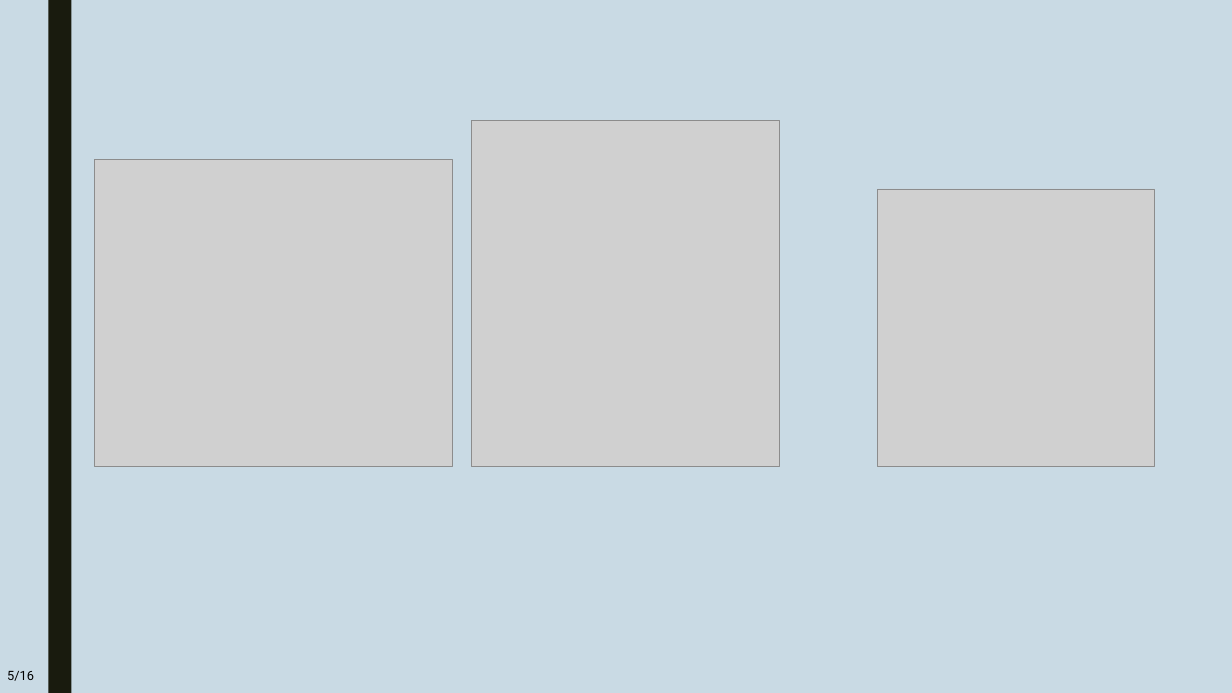
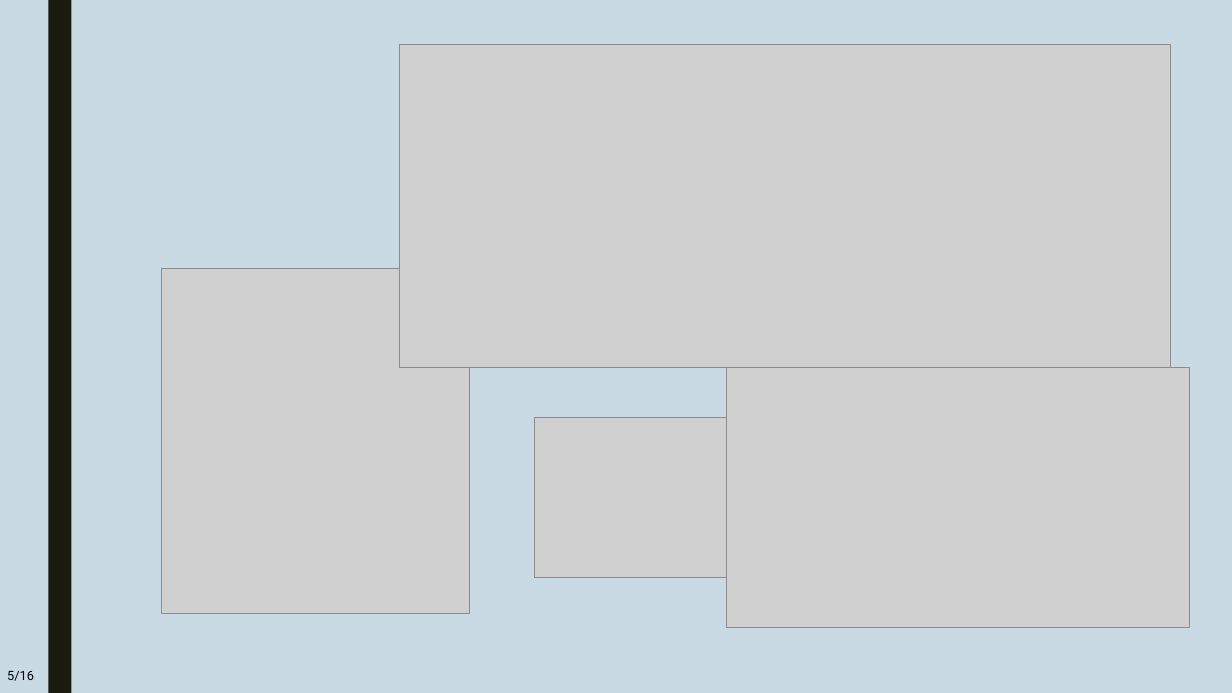
Before and after one commit to TristanGerber/trigerber-TPI, a slide deck: slide 5 of 3-Presentation/x-trg-powerpoint.pptx. Drawn at 1232x693 pixels with LibreOffice and Linux fonts; fonts in the diff are those of the drawing; grey boxes stand for pictures. Boxes give left, top, right and bottom in pixels: in the first picture for what was removed or moved away, otherwise in the second. Text is boxed around its words. In the diff, an @@ line names an element or a change of style, - is before the commit and + after.

```diff
--- a/3-Presentation/x-trg-powerpoint.pptx
+++ b/3-Presentation/x-trg-powerpoint.pptx
@@ picture added at [399, 44, 1171, 368] @@
@@ picture removed at [94, 160, 453, 467] @@
@@ picture removed at [878, 189, 1155, 467] @@
@@ picture: place and size @@
-picture at [471, 121, 780, 467]
+picture at [162, 268, 470, 614]
@@ picture added at [726, 368, 1189, 628] @@
@@ picture added at [534, 418, 750, 577] @@
```
Also in this commit, not shown: 15 other slides changed, 1 other file.
